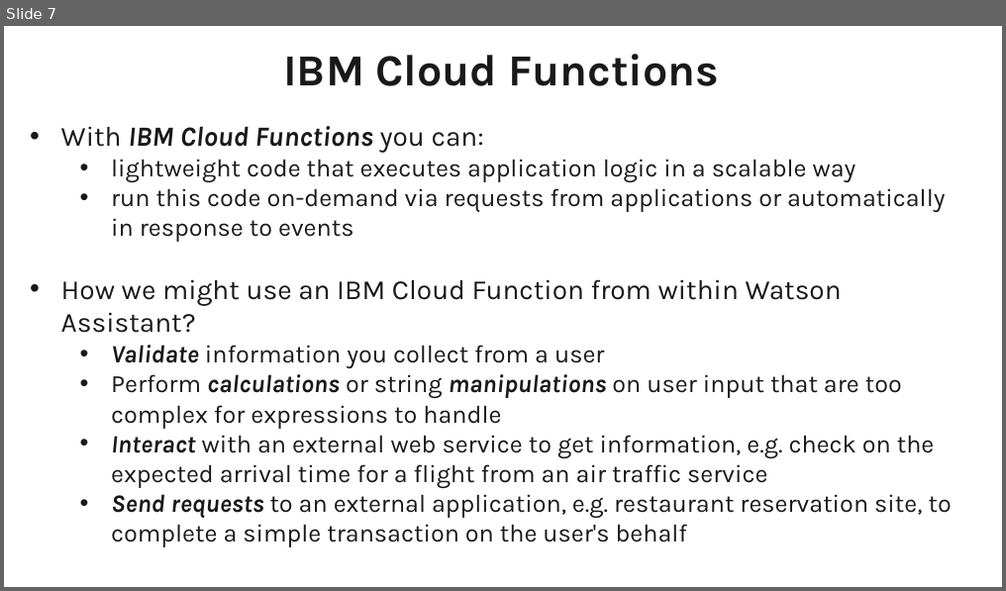
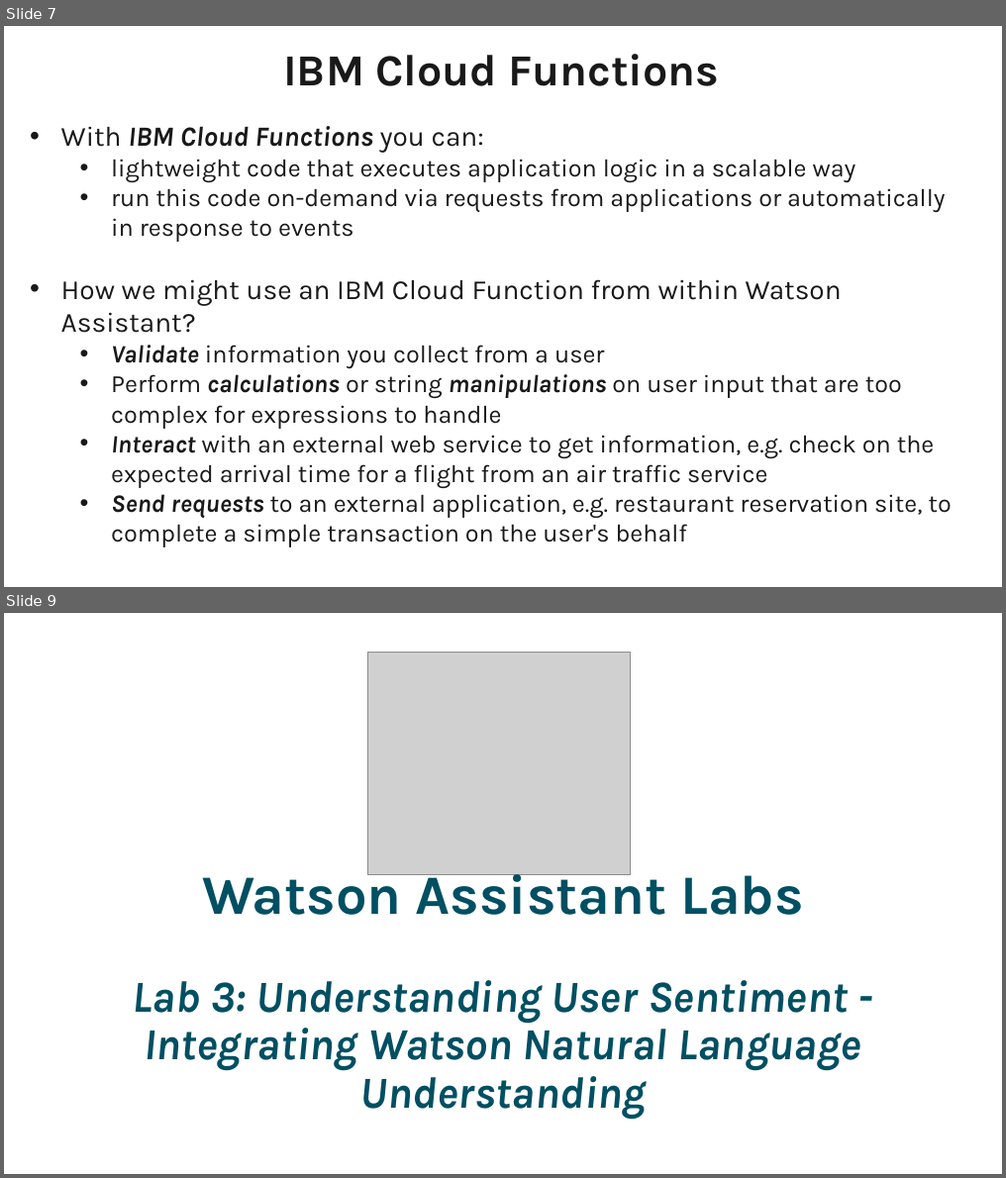
Before and after one commit to UNSW-MARK5826-BRAND-RECOMM-GOODONYOU/Watson-Assistant-Labs, a slide deck: 3-Sentiment/Watson Assistant Lab 3 - Understanding User Sentiment with Watson NLU.pptx. Shown one above the other, each under a label of ours: slide 7 before the commit, slides 7 and 9 after it; the slides between them are not shown. The pictures are 1006x591 and 1006x1178 pixels, drawn with LibreOffice and Linux fonts; fonts in the diff are those of the drawing; grey boxes stand for pictures; background and template pictures are left out. Boxes give left, top, right and bottom in pixels: in the first picture for what was removed or moved away, otherwise in the second. Text is boxed around its words. In the diff, an @@ line names an element or a change of style, - is before the commit and + after.

```diff
--- a/3-Sentiment/Watson Assistant Lab 3 - Understanding User Sentiment with Watson NLU.pptx
+++ b/3-Sentiment/Watson Assistant Lab 3 - Understanding User Sentiment with Watson NLU.pptx
@@ slide 9 added at bbox=[4, 613, 1002, 1174], background #FFFFFF @@
@@ picture added at bbox=[367, 652, 630, 875] @@
@@ text added at bbox=[133, 863, 861, 1119], 32 pt, text #004F62, bold, italic @@
+Watson Assistant Labs
+Lab 3: Understanding User Sentiment - Integrating Watson Natural Language Understanding
```
Also in this commit, not shown: 1 slide changed, 5 other files.
